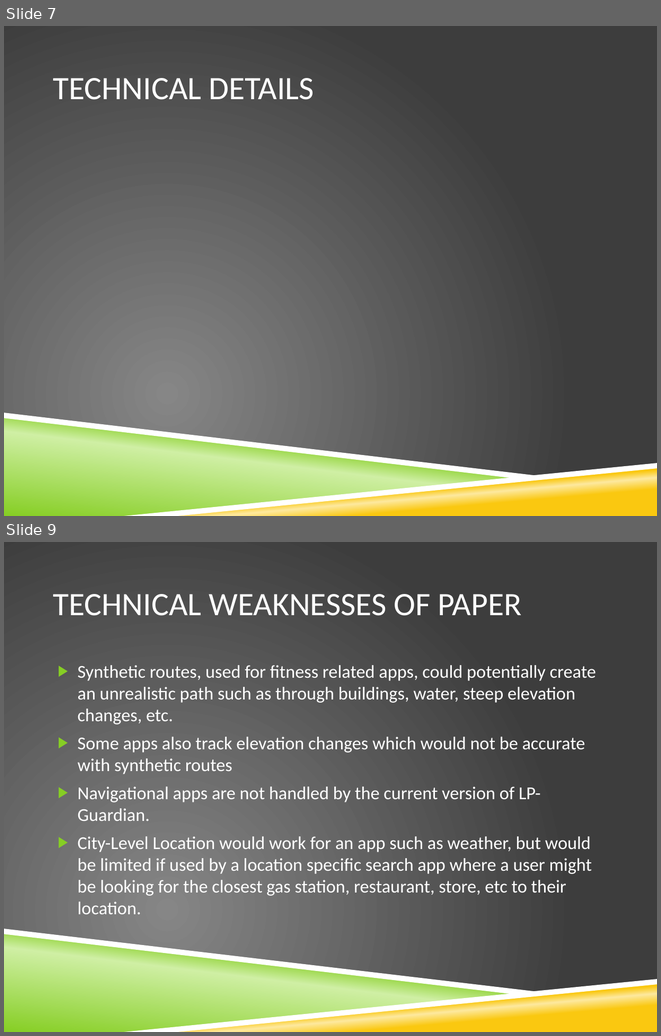
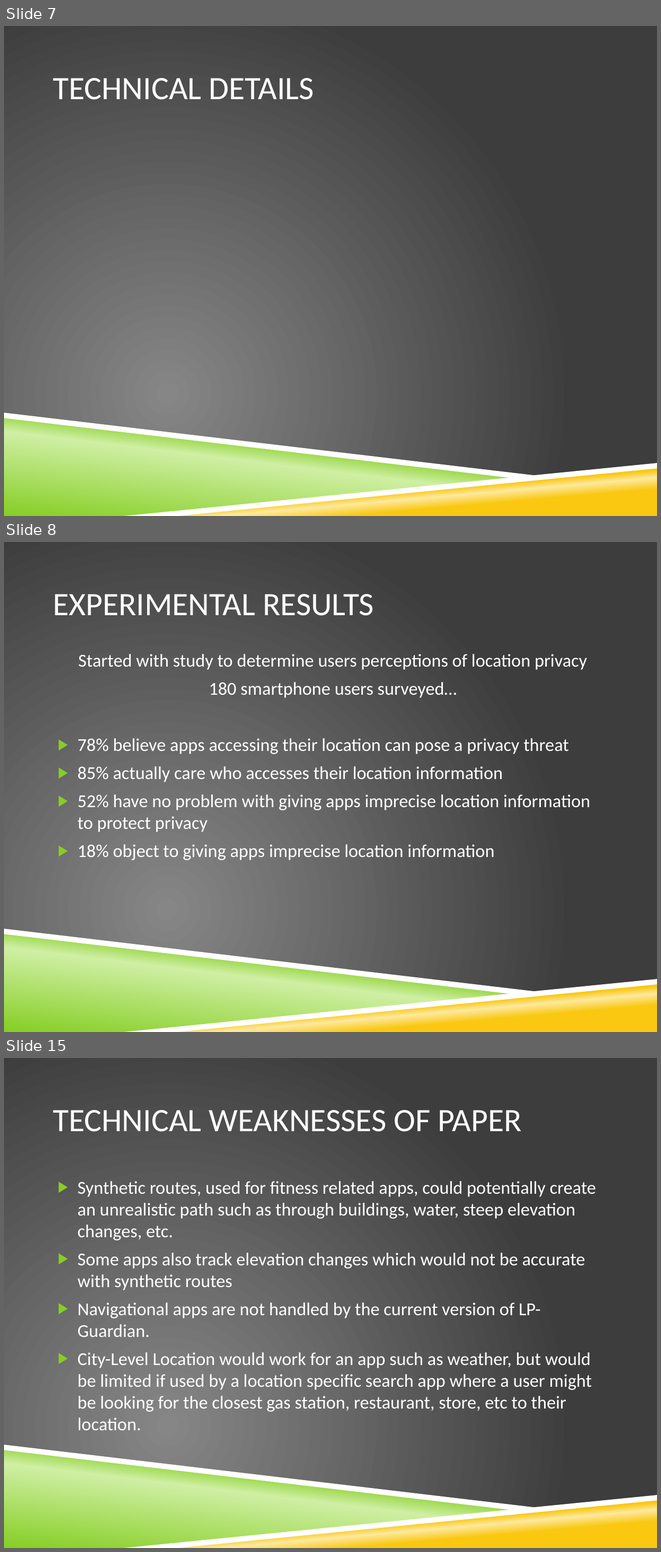
Before and after one commit to vfasburg/cse_825, a slide deck: PaperPresentation/Paper_Presentation_Fasburg_Reiff_Thomas.pptx. Shown one above the other, each under a label of ours: slides 7 and 9 before the commit, slides 7, 8 and 15 after it; the slides between them are not shown. The pictures are 661x1036 and 661x1552 pixels, drawn with LibreOffice and Linux fonts; fonts in the diff are those of the drawing; background and template pictures are left out. Boxes give left, top, right and bottom in pixels: in the first picture for what was removed or moved away, otherwise in the second. Text is boxed around its words. In the diff, an @@ line names an element or a change of style, - is before the commit and + after.

Commit message:
Added most of experimental results.

```diff
--- a/PaperPresentation/Paper_Presentation_Fasburg_Reiff_Thomas.pptx
+++ b/PaperPresentation/Paper_Presentation_Fasburg_Reiff_Thomas.pptx
@@ slide 8 added at [4, 542, 657, 1032], background picture (left out); not listed: 4 template elements that a slide beside it also shows @@
@@ title added at [53, 594, 374, 616], 36 pt, text #FFFFFF @@
+EXPERIMENTAL RESULTS
@@ text added at [78, 654, 590, 860], 20 pt, text #FFFFFF @@
+Started with study to determine users perceptions of location privacy
+180 smartphone users surveyed…
+▶ 78% believe apps accessing their location can pose a privacy threat
+▶ 85% actually care who accesses their location information
+▶ 52% have no problem with giving apps imprecise location information to protect privacy
+▶ 18% object to giving apps imprecise location information
@@ what was slide 9 is now slide 15 @@
```
Also in this commit, not shown: 1 slide changed, 5 other slides added.
